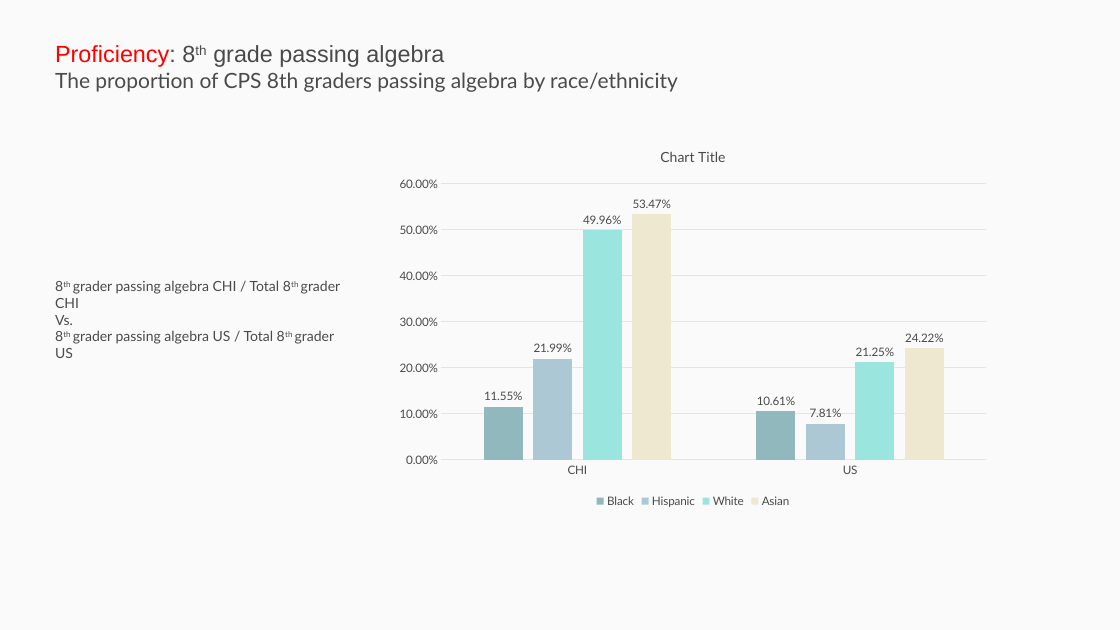
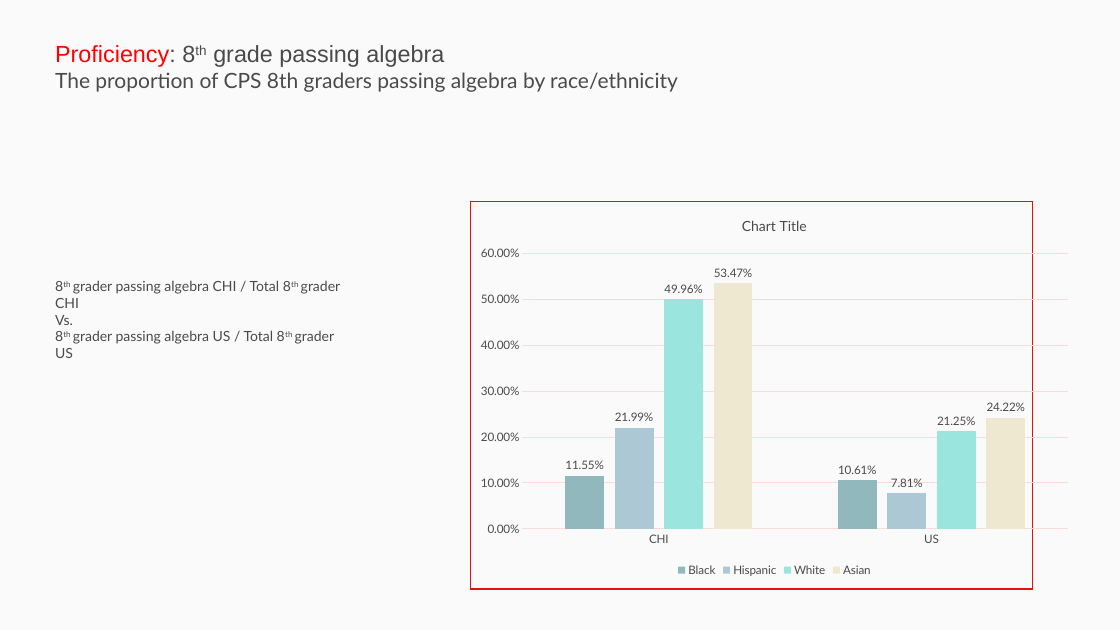
Before and after one commit to p33chicago/P33-DEI-dashboard-project, a slide deck: slide 6 of Deep diving plots.pptx. Drawn at 1120x630 pixels with LibreOffice and Linux fonts; fonts in the diff are those of the drawing. Boxes give left, top, right and bottom in pixels: in the first picture for what was removed or moved away, otherwise in the second. Text is boxed around its words. In the diff, an @@ line names an element or a change of style, - is before the commit and + after.

```diff
--- a/Deep diving plots.pptx
+++ b/Deep diving plots.pptx
@@ column chart: place and size @@
-column chart at bbox=[387, 132, 999, 511]
+column chart at bbox=[469, 202, 1081, 581]
@@ rectangle added at bbox=[471, 202, 1032, 590], outline #E3120B 1 pt @@
```
Also in this commit, not shown: 25 other slides changed.
